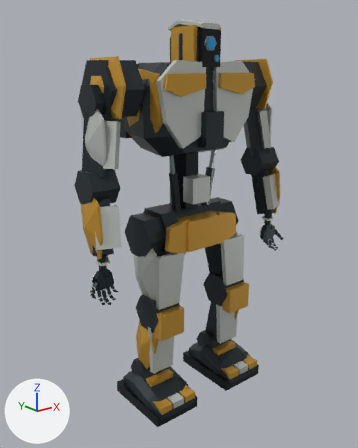
An edit to the glTF model assets/c08-worker/aurel/derived/meshopt/c08_aurel_d0_lod2.meshopt.glb, drawn before and after from the same camera.
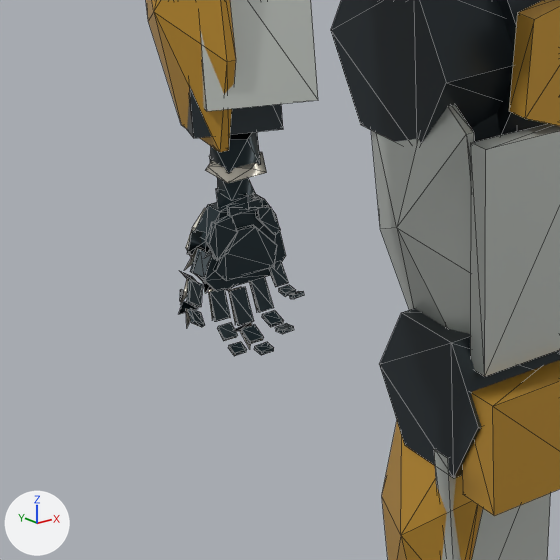
The first picture shows the older version from a camera (50 mm lens) standing at (-1.87, -2.29, 2.04) and looking at (-0.01, 0.04, 1.11). The close-ups show the older and then the newer version on the part from 14% to 49% of the width and 50% to 78% of the height of that picture. Only the edits that show in the close-ups are written down. The axes (+X, +Y, +Z) are drawn at lower left. The lights are the same throughout. The close-ups show mesh edges as thin lines. Vertices at exactly the same position are counted once.

The older version as bpy lines, for what is in view:
```python
me_c08_aurel_distance = bpy.data.meshes.new('C08_AUREL_DISTANCE')
me_c08_aurel_distance.from_pydata(...)  # 1784 vertices, 2768 faces; spans x -0.76..0.76, y -0.3..0.4, z 0.01..2.29
me_c08_aurel_distance.materials.append(mat_c08_graphite_frame)
ob_c08_skin = bpy.data.objects.new('C08_SKIN', me_c08_aurel_distance)
ob_c08_skin.location = (0.0, 0.0, 0.0)
```
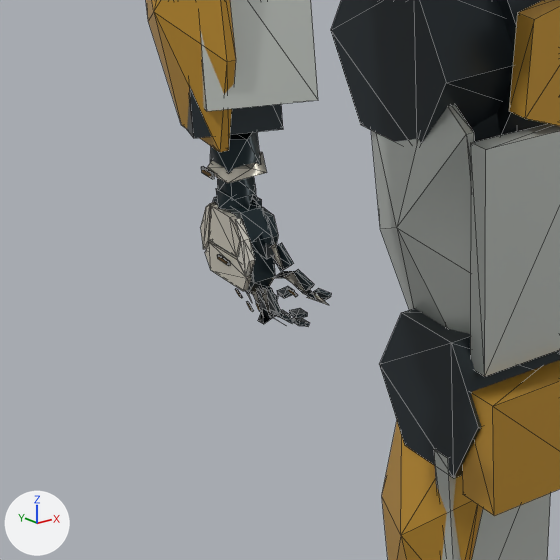
Edits to the bpy script that builds the scene:
```text
Change me_c08_aurel_distance:
    used by ob_c08_skin; location = (0.0, 0.0, 0.0)
    remove me_c08_aurel_distance.from_pydata(...)  # 1784 vertices, 2768 faces; spans x -0.76..0.76, y -0.3..0.4, z 0.01..2.29
    add me_c08_aurel_distance.from_pydata(...)  # 1784 vertices, 2768 faces; spans x -0.73..0.73, y -0.3..0.4, z 0.01..2.29
    me_c08_aurel_distance part 1: 416 of the vertices in x -0.76..-0.59, y -0.2..-0.08, z 0.84..1.1 are turned 90 degrees about the z axis through their middle, then moved by (0.05, -0.01, 0.0)
    other edits to the shape of me_c08_aurel_distance do not show in these pictures
```

What differs and where, as boxes (x1, y1, x2, y2) in the close-ups (560 x 560 px; the box of a moved part takes in the faces that stretch with it):
part 1 of me_c08_aurel_distance, moved or reshaped
    before: (179, 132, 304, 356)
    after: (201, 132, 331, 326)
